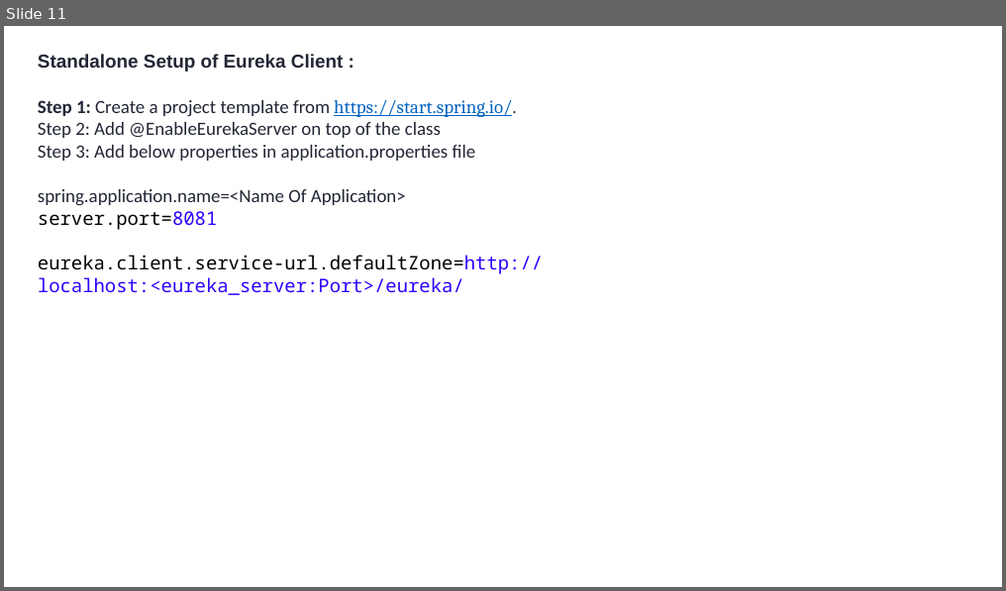
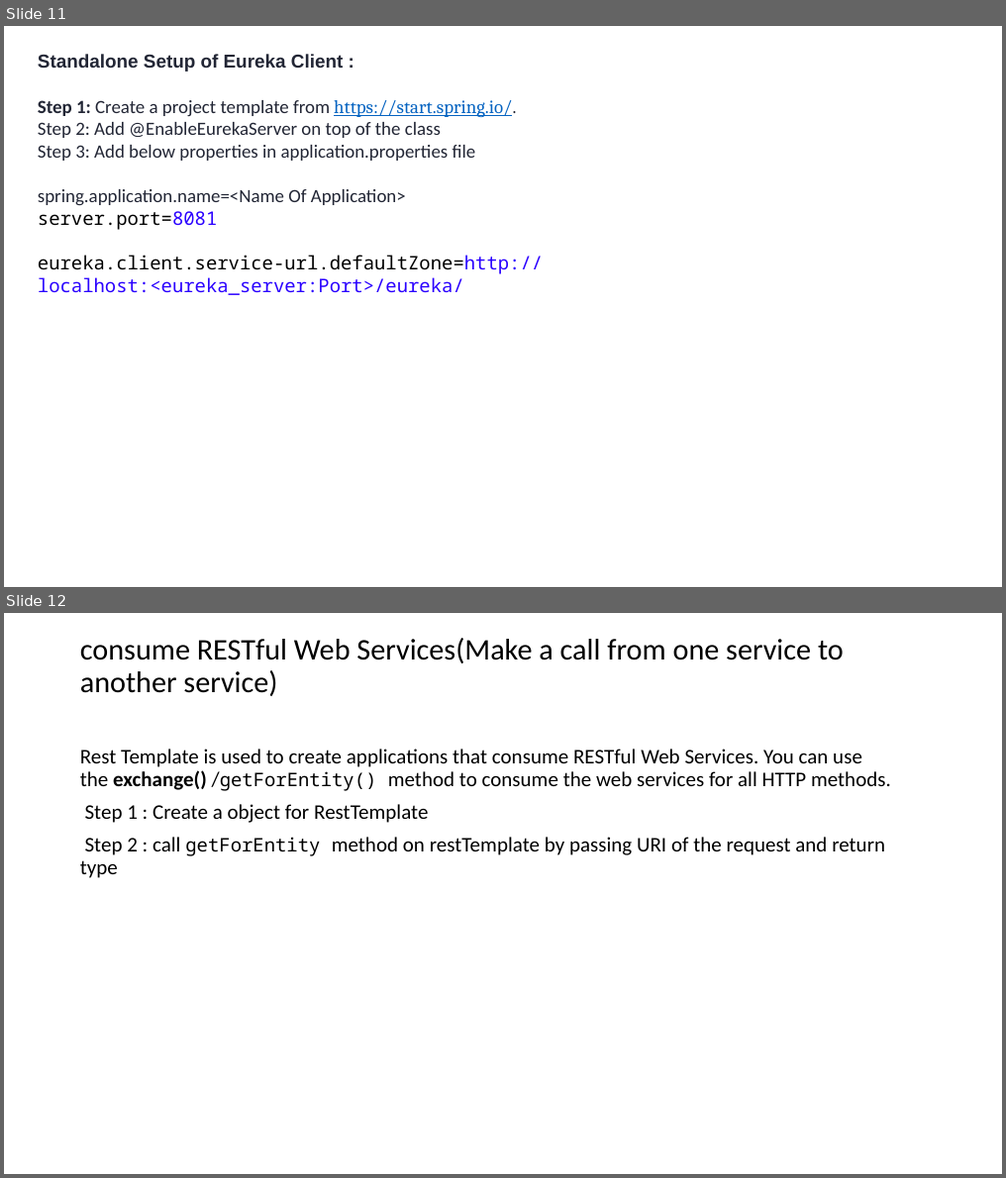
Before and after one commit to pragashr1229/code, a slide deck: Microservices.pptx. Shown one above the other, each under a label of ours: slide 11 before the commit, slides 11 and 12 after it. The pictures are 1006x591 and 1006x1178 pixels, drawn with LibreOffice and Linux fonts; fonts in the diff are those of the drawing. Boxes give left, top, right and bottom in pixels: in the first picture for what was removed or moved away, otherwise in the second. Text is boxed around its words. In the diff, an @@ line names an element or a change of style, - is before the commit and + after.

```diff
--- a/Microservices.pptx
+++ b/Microservices.pptx
@@ slide 12 added at <box>4,613,1002,1174</box>, background #FFFFFF @@
@@ title added at <box>80,638,844,696</box>, 28.8 pt, text #000000 @@
+consume RESTful Web Services(Make a call from one service to another service)
@@ text added at <box>80,749,891,878</box>, 20 pt, text #000000 @@
+Rest Template is used to create applications that consume RESTful Web Services. You can use the exchange() /getForEntity() method to consume the web services for all HTTP methods.
+Step 1 : Create a object for RestTemplate
+Step 2 : call getForEntity method on restTemplate by passing URI of the request and return type
```
Also in this commit, not shown: 1 other slide added.
